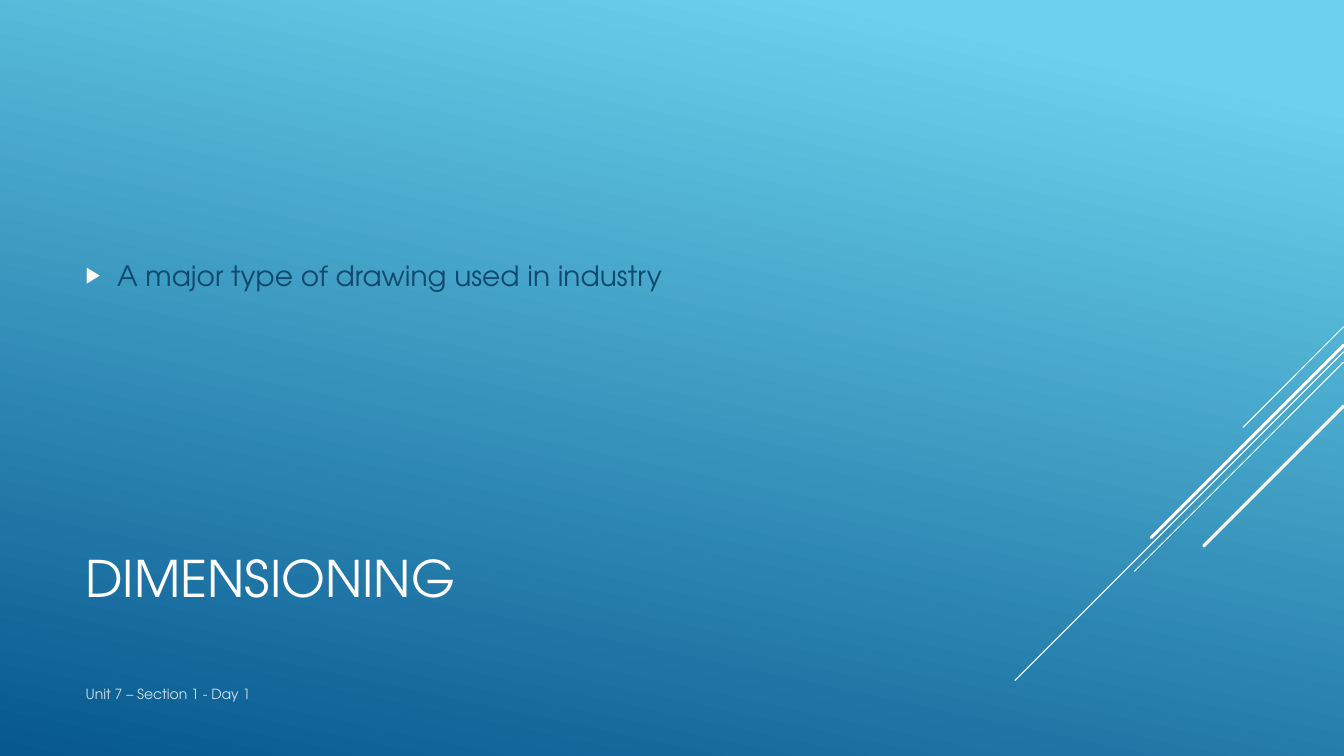
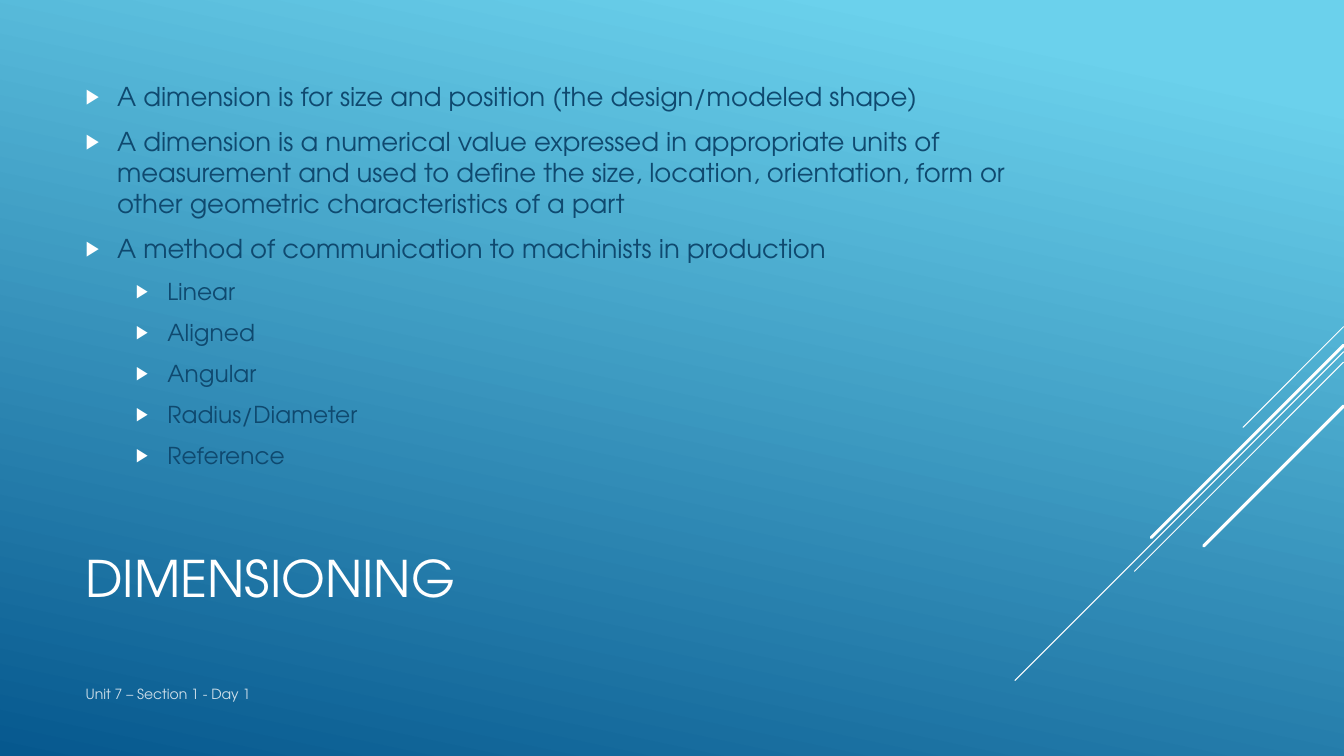
Before and after one commit to nickvertucci/Technology-Education-Curriculum, a slide deck: slide 3 of High School/Design and Drawing for Production/Unit 7 - Dimensioning/Section 1 - Intro to Dimensioning/Assets/U7S1 - Intro to Dimensioning.pptx. Drawn at 1344x756 pixels with LibreOffice and Linux fonts; fonts in the diff are those of the drawing. Boxes give left, top, right and bottom in pixels: in the first picture for what was removed or moved away, otherwise in the second. Text is boxed around its words. In the diff, an @@ line names an element or a change of style, - is before the commit and + after.

```diff
--- a/High School/Design and Drawing for Production/Unit 7 - Dimensioning/Section 1 - Intro to Dimensioning/Assets/U7S1 - Intro to Dimensioning.pptx
+++ b/High School/Design and Drawing for Production/Unit 7 - Dimensioning/Section 1 - Intro to Dimensioning/Assets/U7S1 - Intro to Dimensioning.pptx
@@ text at box(117, 87, 1005, 464): text changed; size 20 to 18.5 pt @@
-▶ A major type of drawing used in industry
+▶ A dimension is for size and position (the design/modeled shape)
+▶ A dimension is a numerical value expressed in appropriate units of measurement and used to define the size, location, orientation, form or other geometric characteristics of a part
+▶ A method of communication to machinists in production
+  ▶ Linear
+  ▶ Aligned
+  ▶ Angular
+  ▶ Radius/Diameter
+  ▶ Reference
```
Also in this commit, not shown: 2 slides added.
